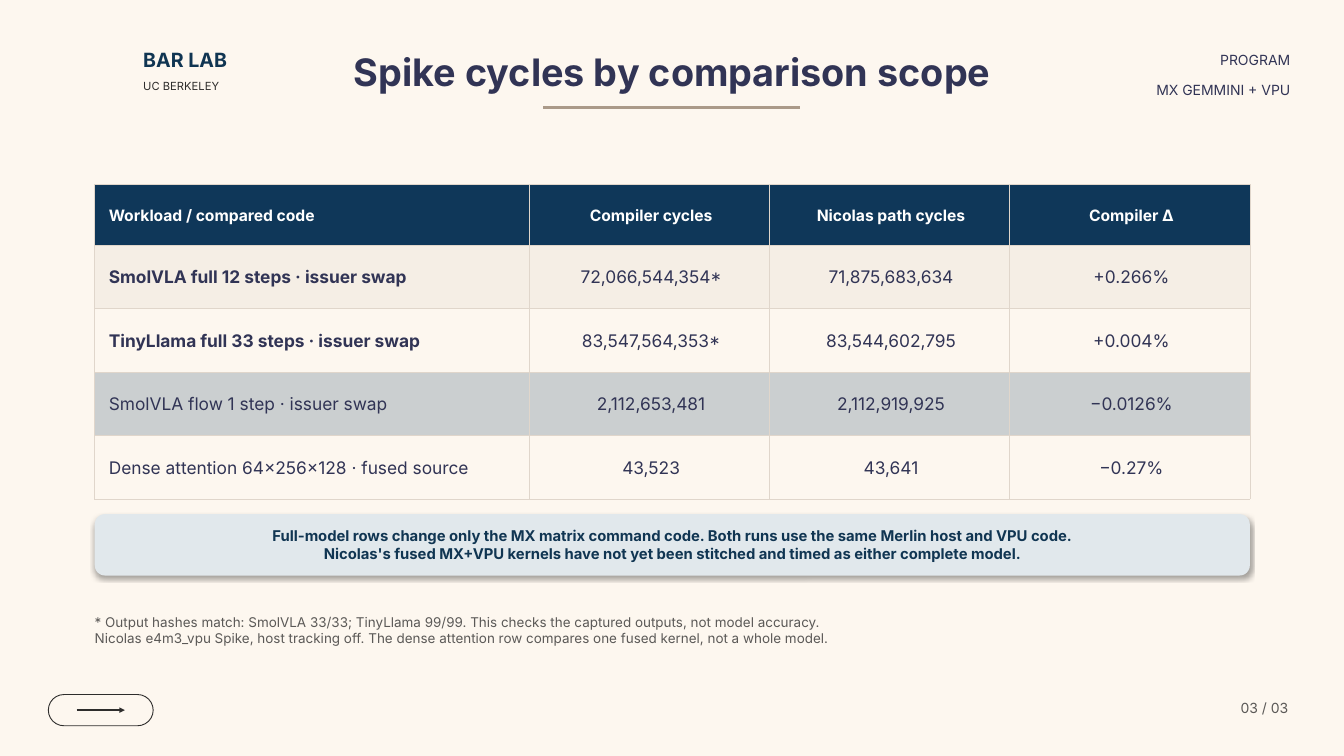
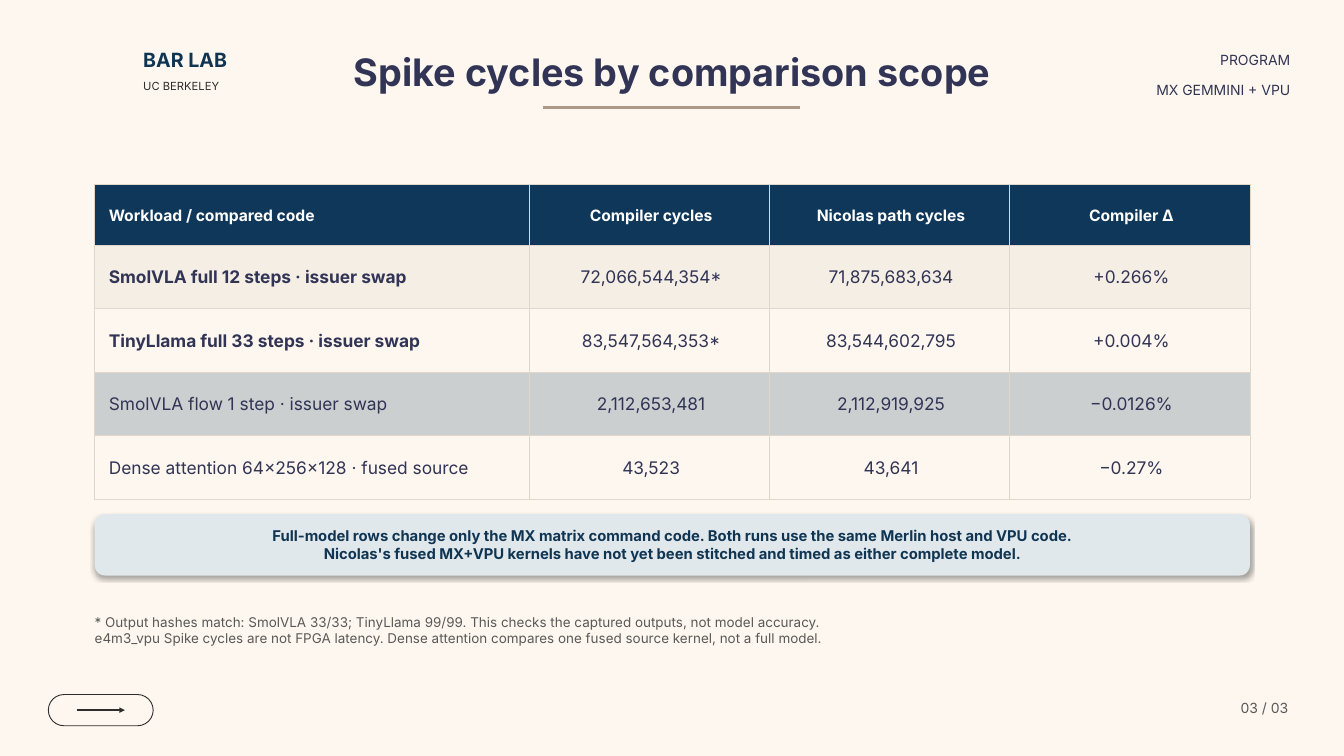
Before and after one commit to ucb-bar/mx-gemmini-mlir, a slide deck: slide 3 of docs/presentations/mx_gemmini_dialect_overview.pptx. Drawn at 1344x756 pixels with LibreOffice and Linux fonts; fonts in the diff are those of the drawing; background and template pictures are left out. Boxes give left, top, right and bottom in pixels: in the first picture for what was removed or moved away, otherwise in the second. Text is boxed around its words. In the diff, an @@ line names an element or a change of style, - is before the commit and + after.

Commit message:
Record captured TinyLlama source layer

```diff
--- a/docs/presentations/mx_gemmini_dialect_overview.pptx
+++ b/docs/presentations/mx_gemmini_dialect_overview.pptx
@@ text at [95, 633, 822, 646]: text changed @@
-Nicolas e4m3_vpu Spike, host tracking off. The dense attention row compares one fused kernel, not a whole model.
+e4m3_vpu Spike cycles are not FPGA latency. Dense attention compares one fused source kernel, not a full model.
```
Also in this commit, not shown: 9 other files.
